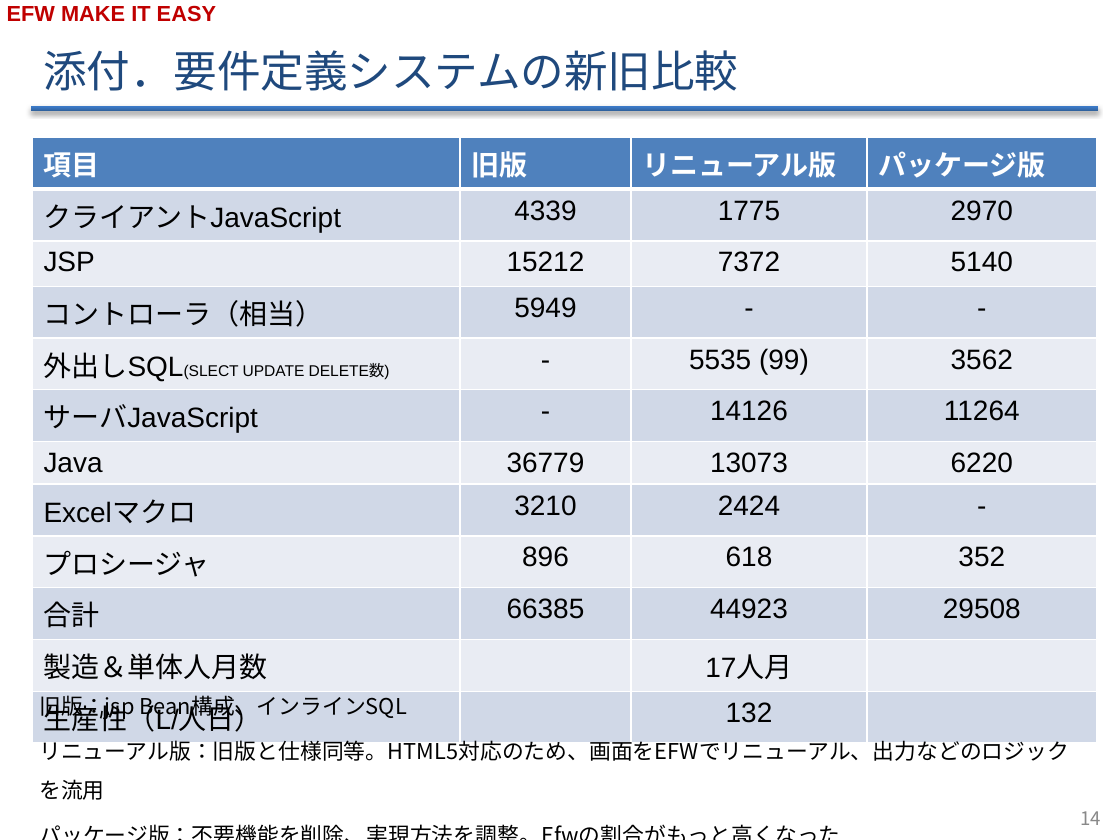
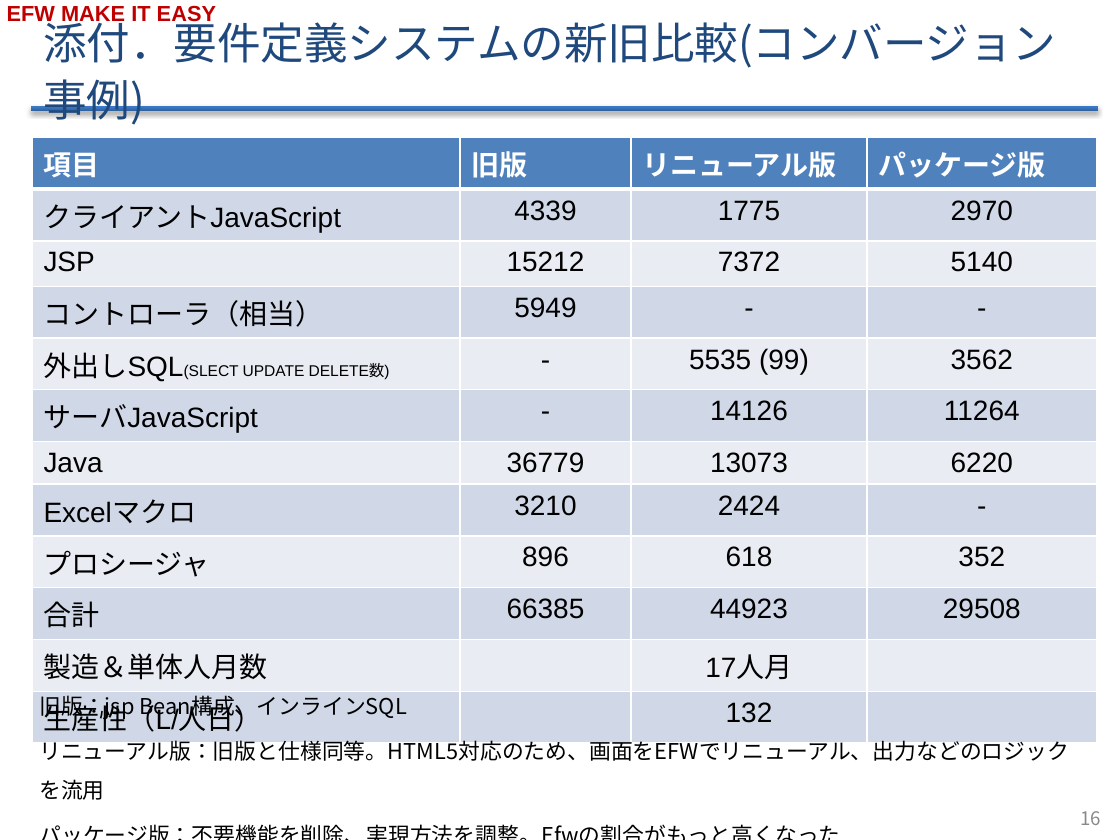
Before and after one commit to efwGrp/efw4_online_ppt, a slide deck: slide 17 of EFW紹介v2.2.pptx (slide 15 before the commit). Drawn at 1120x840 pixels with LibreOffice and Linux fonts; fonts in the diff are those of the drawing; background and template pictures are left out. Boxes give left, top, right and bottom in pixels: in the first picture for what was removed or moved away, otherwise in the second. Text is boxed around its words. In the diff, an @@ line names an element or a change of style, - is before the commit and + after.

```diff
--- a/EFW紹介v2.2.pptx
+++ b/EFW紹介v2.2.pptx
@@ title at (x1=44, y1=15, x2=1057, y2=125): text changed @@
-添付．要件定義システムの新旧比較
+添付．要件定義システムの新旧比較(コンバージョン事例)
@@ page number at (x1=1081, y1=811, x2=1102, y2=825): text changed @@
-14
+16
```
Also in this commit, not shown: 6 other slides changed, 2 slides added.
